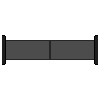
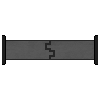
Layered file, before and after one edit (w=100, h=100). Changes by layer:
painted on "Paint Layer 3" over [6, 41, 94, 59]
added layer "door_closed" above "walls" over [6, 41, 94, 59]
painted on "walls" over [6, 41, 94, 59]
